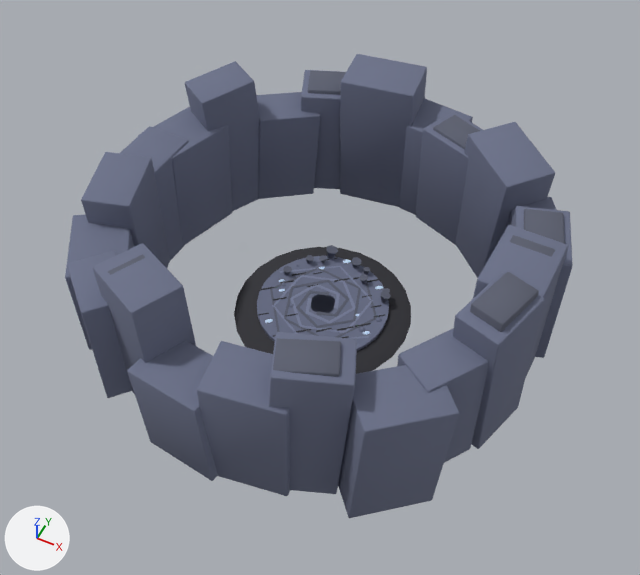
Before and after pictures for a commit that changed the glTF model game/assets/3d/env/gale_serpent.glb.
The view is the same before and after, from a 50 mm lens placed at (23.3, -47.2, 61.0), pointed at (1.0, -2.6, 5.3). The axes (+X, +Y, +Z) are drawn at lower left. The lights are the same throughout. The older version comes first. Vertices at exactly the same position are counted once.

The scene before the commit, as lines of its bpy script (objects in view):
```python
me_cone = bpy.data.meshes.new('Cone')
me_cone.from_pydata(...)  # 3251 vertices, 5906 faces; spans x -19.8..19.8, y -20.0..19.8, z -0.9..14.8
me_cone.materials.append(mat_colormap)  # picture img_colormap
ob_galeserpentground = bpy.data.objects.new('GaleSerpentGround', me_cone)
ob_galeserpentground.location = (0.0, 0.0, 0.0)
```
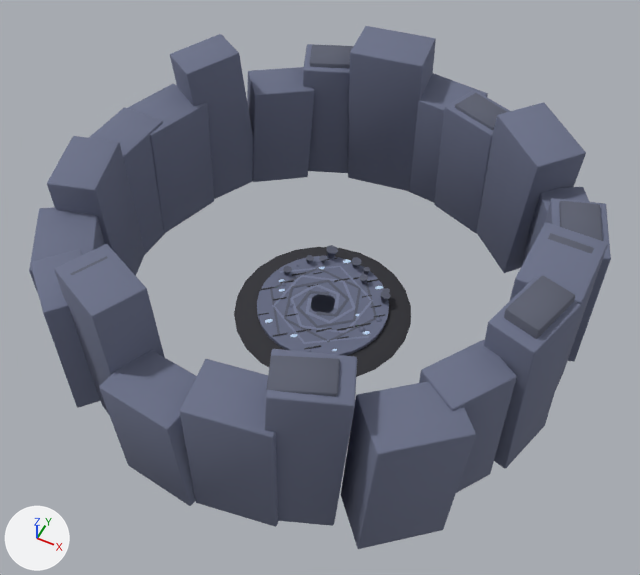
The change, as a diff of the scene's bpy script:
```diff
--- a/game/assets/3d/env/gale_serpent.glb.py
+++ b/game/assets/3d/env/gale_serpent.glb.py
@@ me_cone @@
-me_cone.from_pydata(...)  # 3251 vertices, 5906 faces; spans x -19.8..19.8, y -20.0..19.8, z -0.9..14.8
+me_cone.from_pydata(...)  # 3251 vertices, 5906 faces; spans x -22.4..22.2, y -22.6..22.4, z -0.9..16.4
+# me_cone part 1: the loose piece of 56 vertices spanning x 14.1..19.1, y -4.2..3.4, z -0.3..13.5 is scaled about its middle by (1, 1, 1.11), then moved by (2.6, -0.1, 0.7)
+# me_cone part 2: the loose piece of 24 vertices spanning x 14.8..18.3, y -3.2..2.4, z 10.6..13.3 is scaled about its middle by (1, 1, 1.11), then moved by (2.6, -0.1, 1.3)
+# me_cone part 3: the loose piece of 56 vertices spanning x 13.8..19.8, y 1.8..9.0, z -0.2..11.5 is scaled about its middle by (1, 1, 1.11), then moved by (2.5, 0.8, 0.6)
+# me_cone part 4: the loose piece of 24 vertices spanning x 14.6..19.0, y 2.6..8.2, z 9.5..11.8 is scaled about its middle by (1, 1, 1.11), then moved by (2.5, 0.8, 1.1)
+# me_cone part 5: the loose piece of 56 vertices spanning x 12.4..18.7, y 5.7..12.8, z -0.3..9.3 is scaled about its middle by (1, 1, 1.11), then moved by (2.2, 1.3, 0.5)
+# me_cone part 6: the loose piece of 56 vertices spanning x 6.7..15.6, y 8.6..17.2, z -0.5..12.8 is scaled about its middle by (1, 1, 1.11), then moved by (1.7, 2.0, 0.7)
+# me_cone part 7: the loose piece of 56 vertices spanning x 2.9..9.8, y 12.4..18.3, z -0.3..10.7 is scaled about its middle by (1, 1, 1.11), then moved by (1.0, 2.4, 0.6)
+# me_cone part 8: the loose piece of 24 vertices spanning x 3.7..9.0, y 13.2..17.5, z 8.7..10.9 is scaled about its middle by (1, 1, 1.11), then moved by (1.0, 2.4, 1.1)
+# me_cone part 9: the loose piece of 56 vertices spanning x -1.0..6.4, y 14.2..19.8, z -0.3..10.2 is scaled about its middle by (1, 1, 1.11), then moved by (0.4, 2.6, 0.5)
+# me_cone part 10: the loose piece of 56 vertices spanning x -5.9..1.7, y 14.2..19.8, z -0.2..13.5 is scaled about its middle by (1, 1, 1.11), then moved by (-0.3, 2.6, 0.7)
+# me_cone part 11: the loose piece of 56 vertices spanning x -10.7..-3.1, y 13.3..19.8, z -0.2..11.1 is scaled about its middle by (1, 1, 1.11), then moved by (-1.0, 2.4, 0.6)
+# me_cone part 12: the loose piece of 24 vertices spanning x -9.8..-4.0, y 14.1..18.9, z 9.2..11.5 is scaled about its middle by (1, 1, 1.11), then moved by (-1.0, 2.4, 1.1)
+# me_cone part 13: the loose piece of 56 vertices spanning x -14.6..-7.1, y 9.5..16.7, z -0.4..9.8 is scaled about its middle by (1, 1, 1.11), then moved by (-1.7, 2.0, 0.5)
+# me_cone part 14: the loose piece of 56 vertices spanning x -17.7..-11.2, y 5.5..12.9, z -0.4..14.1 is scaled about its middle by (1, 1, 1.11), then moved by (-2.2, 1.4, 0.7)
+# me_cone part 15: the loose piece of 56 vertices spanning x -19.8..-13.4, y 0.4..8.7, z -0.3..10.7 is scaled about its middle by (1, 1, 1.11), then moved by (-2.5, 0.7, 0.6)
+# me_cone part 16: the loose piece of 56 vertices spanning x -19.7..-15.2, y -2.8..3.8, z -0.3..10.9 is scaled about its middle by (1, 1, 1.11), then moved by (-2.6, 0.1, 0.6)
+# me_cone part 17: 800 of 3251 vertices moved; they spanned x -19.5..19.4, y -20.0..-1.1, z -0.4..14.8 and now span x -22.0..21.9, y -22.6..-1.7, z -0.4..16.4; mean shift (0.0, -1.8, 0.8); largest move (-11.4, -14.8, 13.6) -> (-12.6, -17.2, 15.1)
+# other edits to the shape of me_cone do not show in these pictures
 me_cone.materials.append(mat_colormap)
```

Pixel boxes (x1, y1, x2, y2) of what changed, in the pictures (640 x 575 px; the box of a moved part takes in the faces that stretch with it):
'GaleSerpentGround', reshaped (15% wider, 13% taller)
    before: (65, 54, 573, 518)
    after: (29, 26, 611, 549)
part 1 of me_cone, moved or reshaped
    before: (473, 225, 569, 376)
    after: (510, 222, 608, 391)
part 2 of me_cone, moved or reshaped
    before: (510, 235, 555, 257)
    after: (548, 233, 594, 254)
part 3 of me_cone, moved or reshaped
    before: (512, 206, 573, 358)
    after: (545, 198, 611, 361)
part 4 of me_cone, moved or reshaped
    before: (524, 209, 565, 244)
    after: (559, 201, 603, 241)
part 5 of me_cone, moved or reshaped
    before: (505, 197, 556, 230)
    after: (521, 187, 590, 267)
part 6 of me_cone, moved or reshaped
    before: (455, 122, 555, 278)
    after: (476, 102, 586, 273)
part 7 of me_cone, moved or reshaped
    before: (416, 112, 483, 245)
    after: (434, 90, 510, 233)
part 8 of me_cone, moved or reshaped
    before: (433, 115, 480, 150)
    after: (455, 93, 507, 130)
part 9 of me_cone, moved or reshaped
    before: (399, 98, 473, 215)
    after: (408, 73, 488, 203)
part 10 of me_cone, moved or reshaped
    before: (340, 54, 427, 207)
    after: (348, 26, 436, 191)
part 11 of me_cone, moved or reshaped
    before: (301, 70, 341, 189)
    after: (303, 44, 350, 173)
part 12 of me_cone, moved or reshaped
    before: (308, 71, 346, 95)
    after: (310, 44, 354, 68)
part 13 of me_cone, moved or reshaped
    before: (257, 92, 320, 199)
    after: (247, 67, 315, 182)
part 14 of me_cone, moved or reshaped
    before: (185, 61, 260, 211)
    after: (170, 34, 253, 199)
part 15 of me_cone, moved or reshaped
    before: (138, 107, 233, 246)
    after: (128, 84, 214, 233)
part 16 of me_cone, moved or reshaped
    before: (120, 126, 189, 261)
    after: (89, 107, 165, 254)
part 17 of me_cone, moved or reshaped
    before: (65, 152, 545, 518)
    after: (29, 136, 581, 549)
